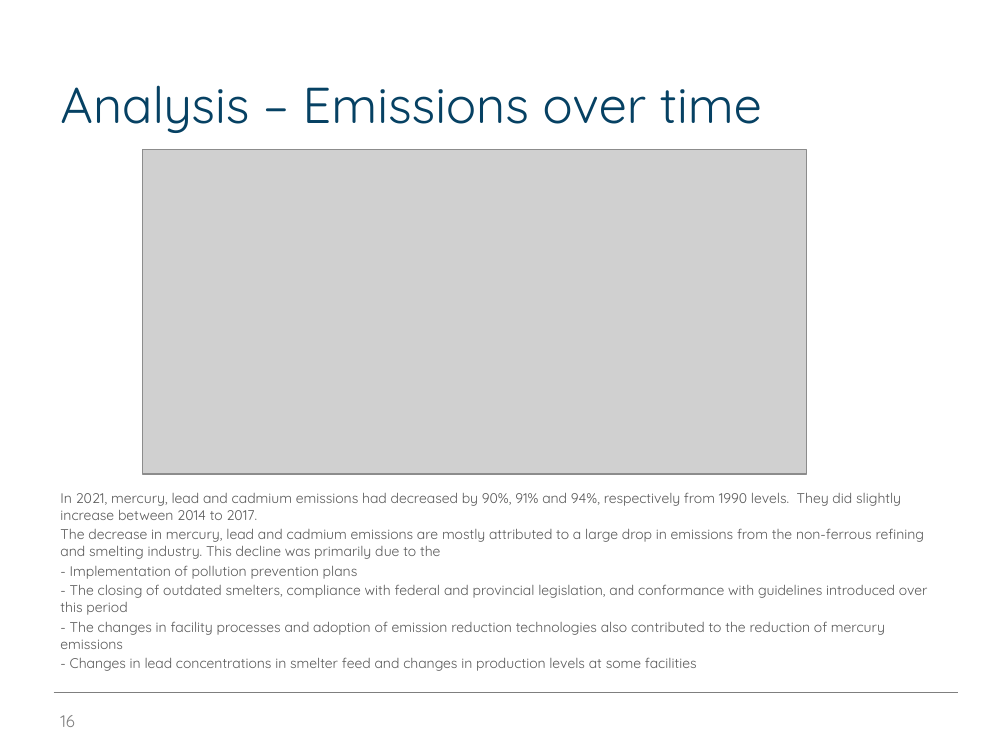
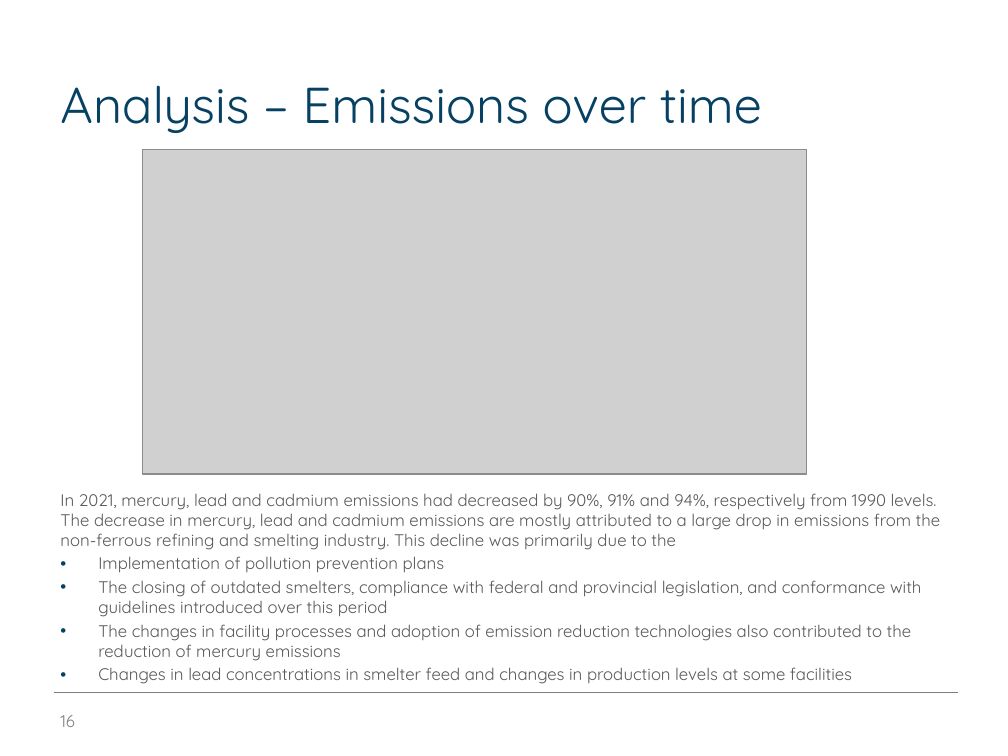
Before and after one commit to edimaudo/hackathon_coding_challenges, a slide deck: slide 16 of open_data_platform_hackathon/osdp_deck.pptx. Drawn at 1008x756 pixels with LibreOffice and Linux fonts; fonts in the diff are those of the drawing; grey boxes stand for pictures; background and template pictures are left out. Boxes give left, top, right and bottom in pixels: in the first picture for what was removed or moved away, otherwise in the second. Text is boxed around its words. In the diff, an @@ line names an element or a change of style, - is before the commit and + after.

```diff
--- a/open_data_platform_hackathon/osdp_deck.pptx
+++ b/open_data_platform_hackathon/osdp_deck.pptx
@@ text at (60,493,941,684): text changed; size 10 to 12 pt @@
-In 2021, mercury, lead and cadmium emissions had decreased by 90%, 91% and 94%, respectively from 1990 levels. They did slightly increase between 2014 to 2017.
-The decrease in mercury, lead and cadmium emissions are mostly attributed to a large drop in emissions from the non-ferrous refining and smelting industry. This decline was primarily due to the
-- Implementation of pollution prevention plans
-- The closing of outdated smelters, compliance with federal and provincial legislation, and conformance with guidelines introduced over this period
-- The changes in facility processes and adoption of emission reduction technologies also contributed to the reduction of mercury emissions
-- Changes in lead concentrations in smelter feed and changes in production levels at some facilities
+In 2021, mercury, lead and cadmium emissions had decreased by 90%, 91% and 94%, respectively from 1990 levels. The decrease in mercury, lead and cadmium emissions are mostly attributed to a large drop in emissions from the non-ferrous refining and smelting industry. This decline was primarily due to the
+• Implementation of pollution prevention plans
+• The closing of outdated smelters, compliance with federal and provincial legislation, and conformance with guidelines introduced over this period
+• The changes in facility processes and adoption of emission reduction technologies also contributed to the reduction of mercury emissions
+• Changes in lead concentrations in smelter feed and changes in production levels at some facilities
```
Also in this commit, not shown: 12 other slides changed.
